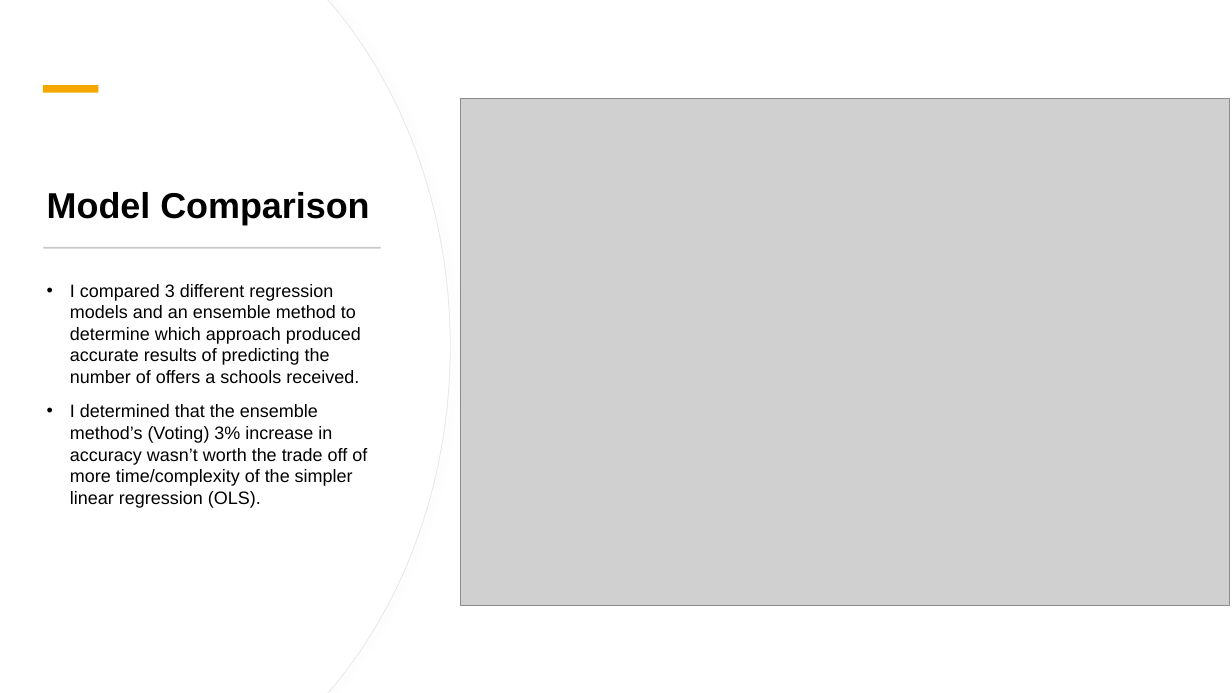
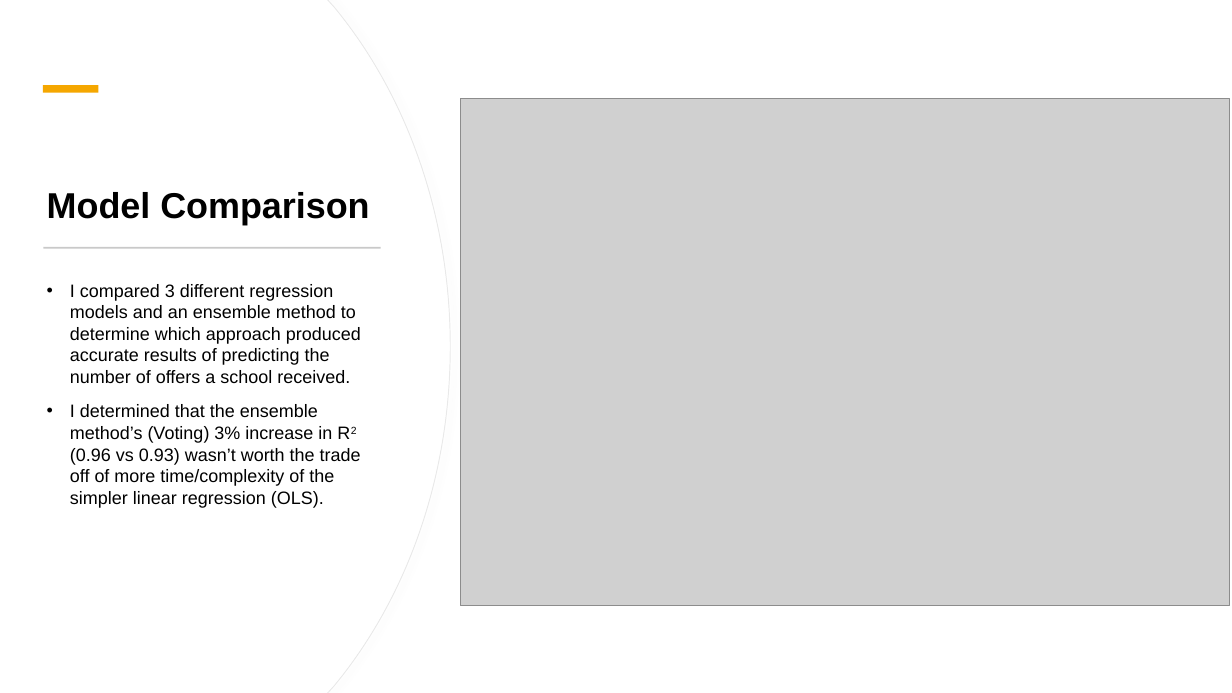
Before and after one commit to dj-m/CapstoneTwo, a slide deck: slide 12 of reports/submission/Capstone_Final_Presentation.pptx (slide 13 before the commit). Drawn at 1232x693 pixels with LibreOffice and Linux fonts; fonts in the diff are those of the drawing; grey boxes stand for pictures. Boxes give left, top, right and bottom in pixels: in the first picture for what was removed or moved away, otherwise in the second. Text is boxed around its words. In the diff, an @@ line names an element or a change of style, - is before the commit and + after.

```diff
--- a/reports/submission/Capstone_Final_Presentation.pptx
+++ b/reports/submission/Capstone_Final_Presentation.pptx
@@ text at (70, 284, 361, 508): text changed @@
-• I compared 3 different regression models and an ensemble method to determine which approach produced accurate results of predicting the number of offers a schools received.
-• I determined that the ensemble method’s (Voting) 3% increase in accuracy wasn’t worth the trade off of more time/complexity of the simpler linear regression (OLS).
+• I compared 3 different regression models and an ensemble method to determine which approach produced accurate results of predicting the number of offers a school received.
+• I determined that the ensemble method’s (Voting) 3% increase in R2 (0.96 vs 0.93) wasn’t worth the trade off of more time/complexity of the simpler linear regression (OLS).
```
Also in this commit, not shown: 5 other slides changed, 1 slide removed.
